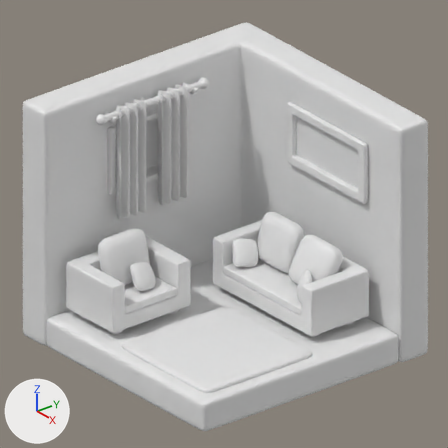
The Blender file static/models/home.blend: old version first, new version second.
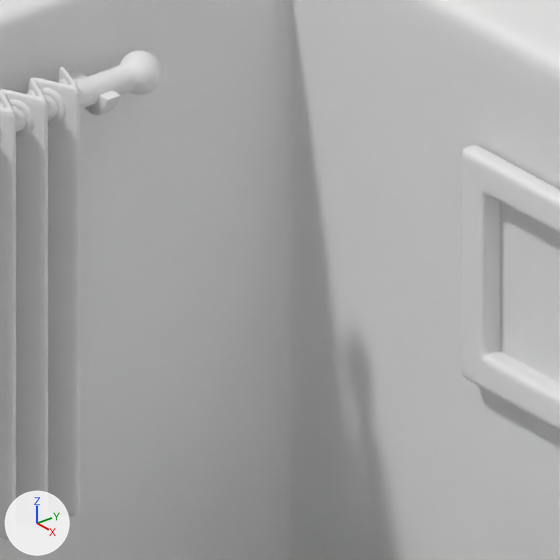
The first picture shows the older version from the file's camera 'Camera'. The close-ups show both versions on the part from 37% to 70% of the width and 14% to 47% of the height of that picture; other places that the commit changed are outside them. Arrows for +X, +Y and +Z are at lower left; the lights stay in place.

The first close-up shows 'Curtain rod', 'Curtain.001', 'Frame', 'Wall'.
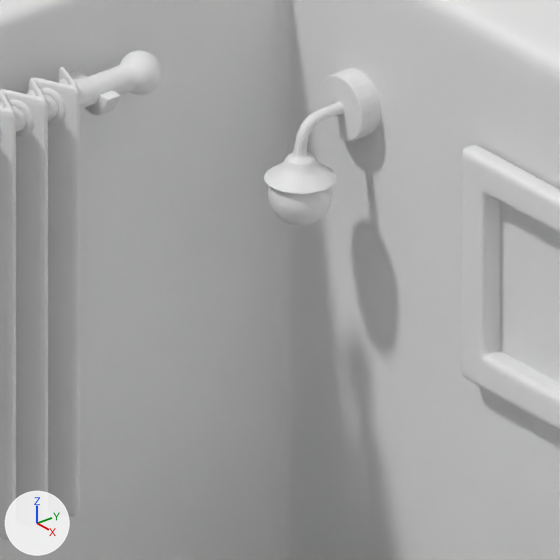
Pixel boxes [x1, y1, x2, y2] of what changed, in the close-ups (560 x 560 px):
```json
{"object": "Lamp", "change": "added", "after": [264, 68, 381, 194]}
{"object": "Sphere", "change": "added", "after": [268, 186, 333, 226]}
```

The change, as JSON lines over the scene's bpy script:
```json
{"op": "add", "block": "me_cylinder_002", "code": ["me_cylinder_002 = bpy.data.meshes.new('Cylinder.002')", "me_cylinder_002.from_pydata(...)  # 120 vertices, 113 faces; spans x -0.201..0.201, y -0.257..0.15, z -0.05..0.451"]}
{"op": "add", "block": "me_sphere", "code": ["me_sphere = bpy.data.meshes.new('Sphere')", "me_sphere.from_pydata(...)  # a UV sphere (32 segments, 16 rings, poles along z) spanning x -1.0..1.0, y -1.0..1.0, z -1.0..1.0", "me_sphere.polygons.foreach_set('use_smooth', [True] * 512)"]}
{"op": "add", "block": "ob_sphere", "code": ["ob_sphere = bpy.data.objects.new('Sphere', me_sphere)", "ob_sphere.parent = ob_lamp", "ob_sphere.matrix_parent_inverse = Matrix(((1.257, 0.0, 0.0, 1.464), (0.0, 0.0, 1.257, -3.37), (0.0, -1.257, 0.0, 1.87), (0.0, 0.0, 0.0, 1.0)))", "ob_sphere.location = (-1.16, 1.285, 2.437)", "ob_sphere.scale = (-0.1, -0.1, -0.1)"]}
{"op": "add", "block": "ob_lamp", "code": ["ob_lamp = bpy.data.objects.new('Lamp', me_cylinder_002)", "ob_lamp.location = (-1.165, 1.488, 2.681)", "ob_lamp.rotation_euler = (1.571, 0.0, 0.0)  # degrees (90, 0, 0)", "ob_lamp.scale = (0.796, 0.796, 0.796)", "_m = ob_lamp.modifiers.new('Subdivision', 'SUBSURF')", "_m.levels = 2"]}
```
